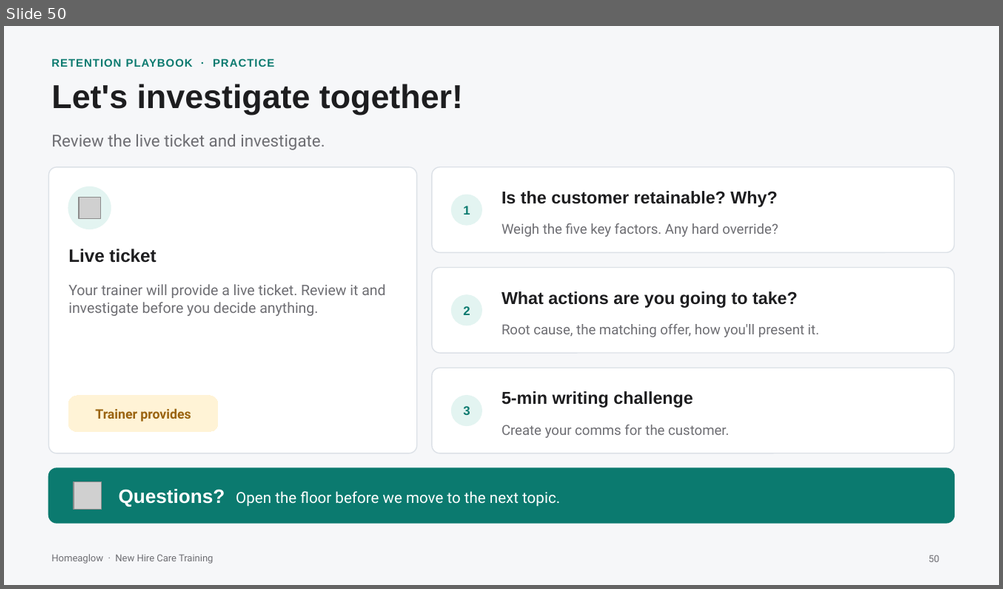
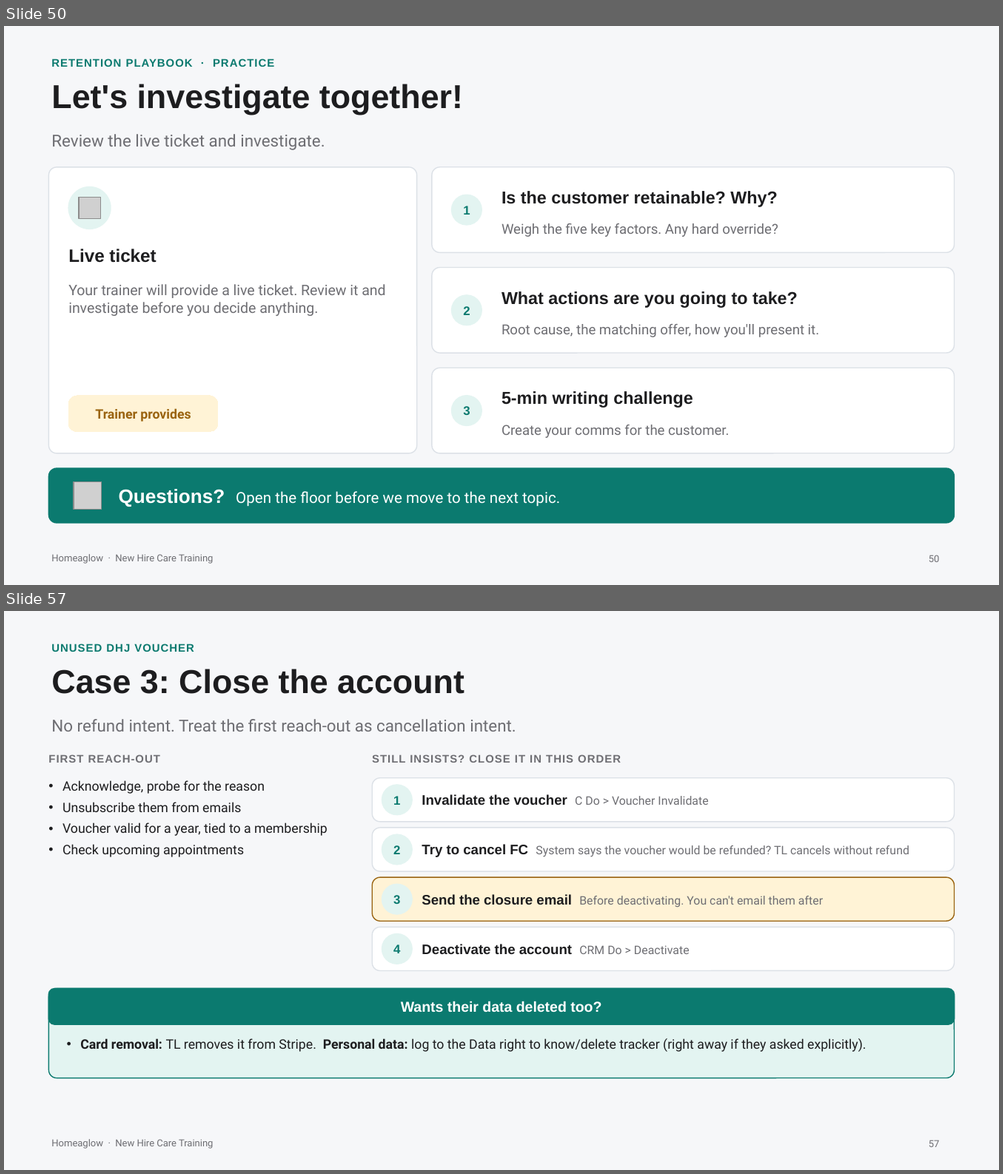
Before and after one commit to anjulimichelle/training, a slide deck: retention-membership-cancellation/retention-membership-cancellation.pptx. Shown one above the other, each under a label of ours: slide 50 before the commit, slides 50 and 57 after it; the slides between them are not shown. The pictures are 1003x589 and 1003x1174 pixels, drawn with LibreOffice and Linux fonts; fonts in the diff are those of the drawing; grey boxes stand for pictures. Boxes give left, top, right and bottom in pixels: in the first picture for what was removed or moved away, otherwise in the second. Text is boxed around its words. In the diff, an @@ line names an element or a change of style, - is before the commit and + after.

```diff
--- a/retention-membership-cancellation/retention-membership-cancellation.pptx
+++ b/retention-membership-cancellation/retention-membership-cancellation.pptx
@@ slide 57 added at box(4, 611, 999, 1170), background #F6F7F9; not listed: 1 template element that a slide beside it also shows @@
@@ text added at box(51, 644, 194, 652), 8 pt, text #0B7A6F, bold @@
+UNUSED DHJ VOUCHER
@@ text added at box(51, 669, 464, 694), 24 pt, text #1D1D1F, bold @@
+Case 3: Close the account
@@ text added at box(51, 719, 515, 732), 12 pt, text #6E6E73 @@
+No refund intent. Treat the first reach-out as cancellation intent.
@@ text added at box(48, 755, 160, 763), 8 pt, text #6E6E73, bold @@
+FIRST REACH-OUT
@@ text added at box(372, 755, 620, 763), 8 pt, text #6E6E73, bold @@
+STILL INSISTS? CLOSE IT IN THIS ORDER
@@ text added at box(62, 780, 327, 857), 9.5 pt, text #1D1D1F @@
+• Acknowledge, probe for the reason
+• Unsubscribe them from emails
+• Voucher valid for a year, tied to a membership
+• Check upcoming appointments
@@ rounded rectangle added at box(372, 778, 954, 822), fill #FFFFFF, outline #DCE1E7 0.75 pt @@
@@ ellipse added at box(382, 785, 412, 815), fill #E3F4F1, outline #E3F4F1 1 pt @@
@@ text added at box(393, 796, 400, 805), 9 pt, text #0B7A6F, bold @@
+1
@@ text added at box(421, 795, 708, 805), 8.5 pt, text #6E6E73 @@
+Invalidate the voucher C Do > Voucher Invalidate
@@ rounded rectangle added at box(372, 828, 954, 871), fill #FFFFFF, outline #DCE1E7 0.75 pt @@
@@ ellipse added at box(382, 834, 412, 865), fill #E3F4F1, outline #E3F4F1 1 pt @@
@@ text added at box(393, 846, 400, 854), 9 pt, text #0B7A6F, bold @@
+2
@@ text added at box(421, 844, 909, 857), 8.5 pt, text #6E6E73 @@
+Try to cancel FC System says the voucher would be refunded? TL cancels without refund
@@ rounded rectangle added at box(372, 877, 954, 921), fill #FFF3D6, outline #9A6410 0.75 pt @@
@@ ellipse added at box(382, 885, 412, 914), fill #E3F4F1, outline #E3F4F1 1 pt @@
@@ text added at box(393, 895, 400, 904), 9 pt, text #0B7A6F, bold @@
+3
@@ text added at box(421, 894, 822, 908), 8.5 pt, text #6E6E73 @@
+Send the closure email Before deactivating. You can't email them after
@@ rounded rectangle added at box(372, 927, 954, 971), fill #FFFFFF, outline #DCE1E7 0.75 pt @@
@@ ellipse added at box(382, 934, 412, 964), fill #E3F4F1, outline #E3F4F1 1 pt @@
@@ text added at box(393, 945, 400, 954), 9 pt, text #0B7A6F, bold @@
+4
@@ text added at box(421, 944, 689, 954), 10 pt, text #1D1D1F, bold @@
+Deactivate the account CRM Do > Deactivate
@@ rounded rectangle added at box(48, 989, 954, 1079), fill #E3F4F1, outline #0B7A6F 0.75 pt @@
@@ rounded rectangle added at box(48, 989, 954, 1025), fill #0B7A6F, outline #0B7A6F 1 pt, 10.5 pt, text #FFFFFF, bold @@
+Wants their data deleted too?
@@ text added at box(80, 1039, 865, 1052), 9.5 pt, text #1D1D1F @@
+• Card removal: TL removes it from Stripe. Personal data: log to the Data right to know/delete tracker (right away if they asked explicitly).
@@ page number added at box(928, 1140, 939, 1147), 7 pt, text #6E6E73 @@
+57
```
Also in this commit, not shown: 7 slides changed, 28 other slides added, 4 other files.
